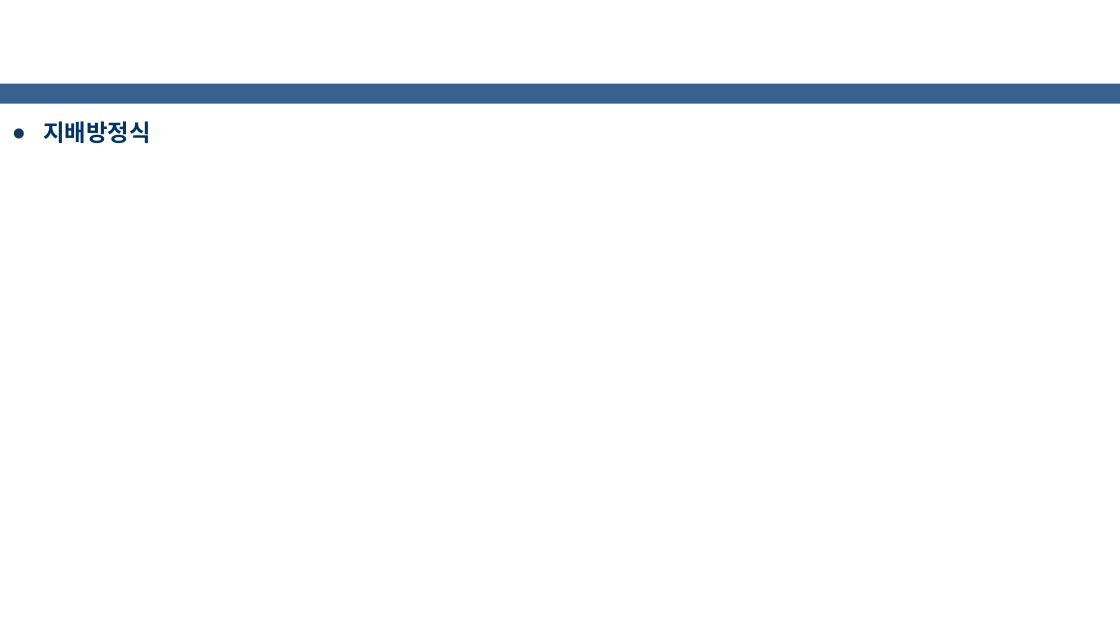
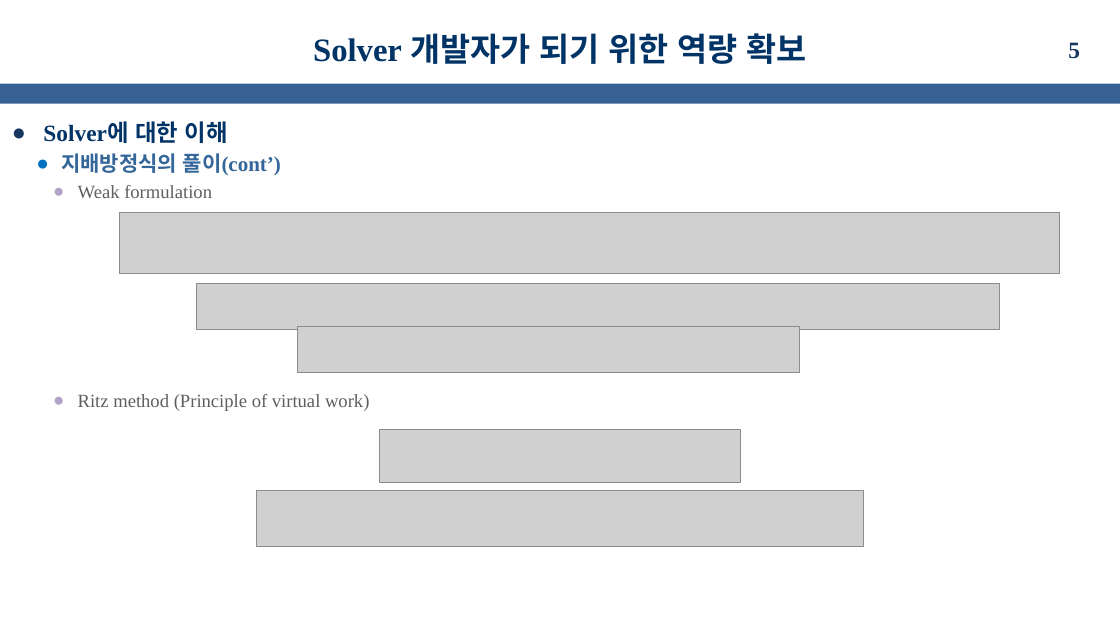
Before and after one commit to kms0523/Study, a slide deck: slide 5 of 발표자료/성과발표(중간).pptx (slide 3 before the commit). Drawn at 1120x630 pixels with LibreOffice and Linux fonts; fonts in the diff are those of the drawing; grey boxes stand for pictures; background and template pictures are left out. Boxes give left, top, right and bottom in pixels: in the first picture for what was removed or moved away, otherwise in the second. Text is boxed around its words. In the diff, an @@ line names an element or a change of style, - is before the commit and + after.

```diff
--- a/발표자료/성과발표(중간).pptx
+++ b/발표자료/성과발표(중간).pptx
@@ title added at (313,33,807,64), 28 pt, text #003366, bold @@
+Solver 개발자가 되기 위한 역량 확보
@@ page number added at (1068,42,1080,59), 20 pt, text #17375E, bold @@
+5
@@ text at (43,121,369,411): text changed; size 20 to 16 pt; text colour #003366 to #5F5F5F; bold off @@
-● 지배방정식
+● Solver에 대한 이해
+  ● 지배방정식의 풀이(cont’)
+    ● Weak formulation
+    ● Ritz method (Principle of virtual work)
@@ picture added at (119,213,1060,274) @@
@@ picture added at (197,283,1000,329) @@
@@ picture added at (297,326,800,372) @@
@@ picture added at (380,429,740,483) @@
@@ picture added at (257,491,864,546) @@
```
Also in this commit, not shown: 1 other slide changed, 8 slides added, 3 slides removed, 4 other files.
